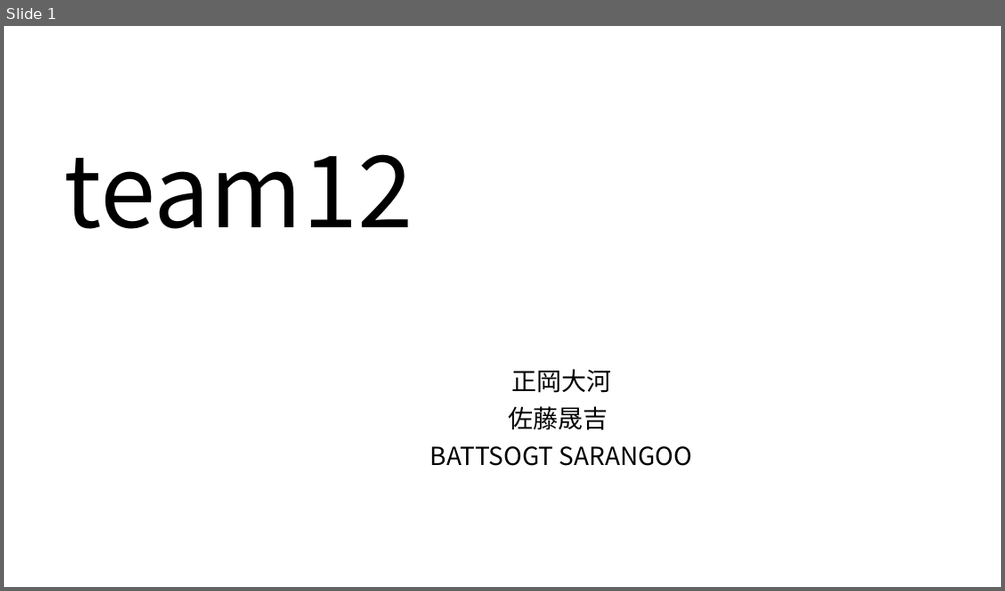
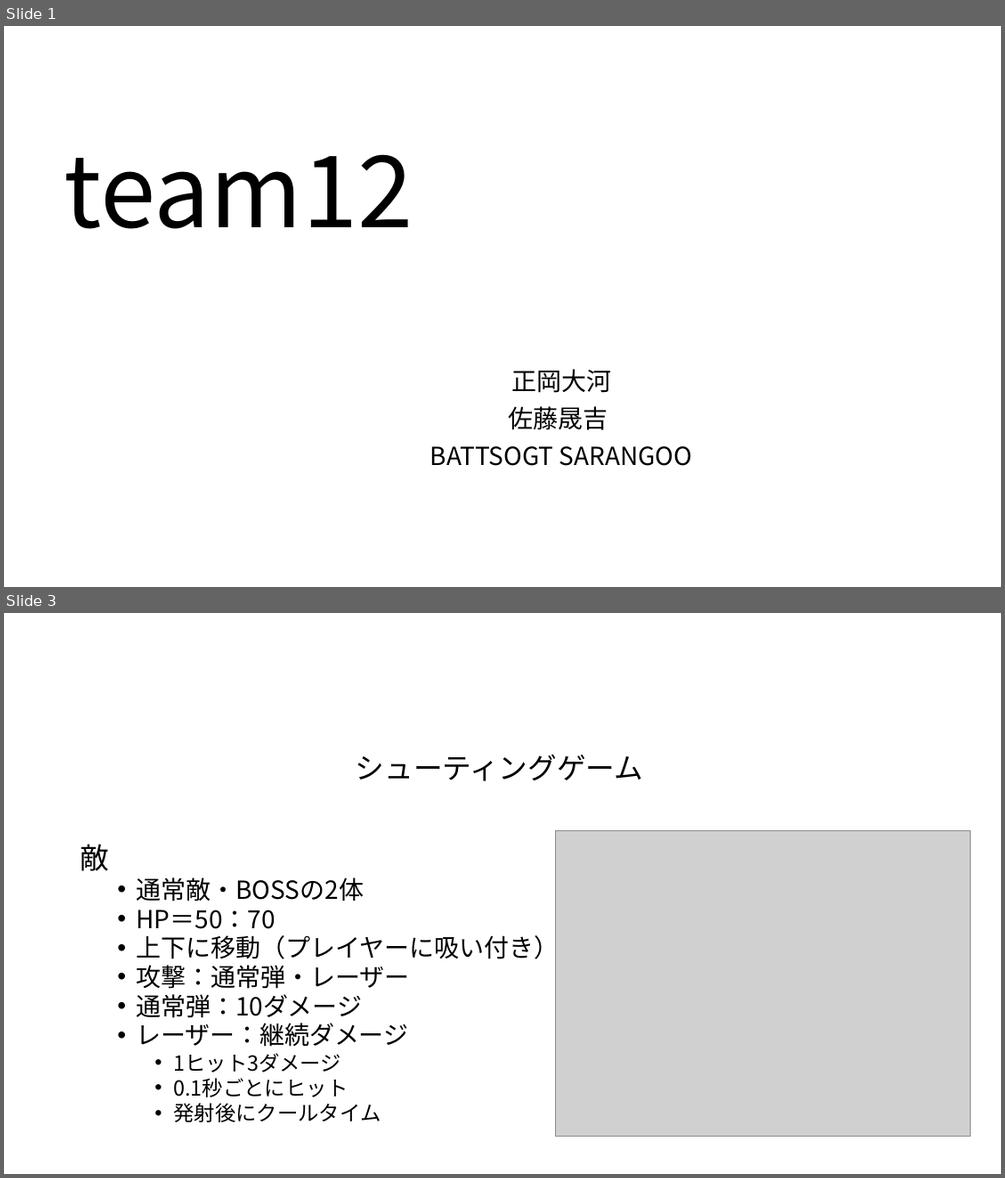
Before and after one commit to masaokatagia/team12, a slide deck: team12_発表.pptx. Shown one above the other, each under a label of ours: slide 1 before the commit, slides 1 and 3 after it; the slides between them are not shown. The pictures are 1005x591 and 1005x1178 pixels, drawn with LibreOffice and Linux fonts; fonts in the diff are those of the drawing; grey boxes stand for pictures; background and template pictures are left out. Boxes give left, top, right and bottom in pixels: in the first picture for what was removed or moved away, otherwise in the second. Text is boxed around its words. In the diff, an @@ line names an element or a change of style, - is before the commit and + after.

```diff
--- a/team12_発表.pptx
+++ b/team12_発表.pptx
@@ slide 3 added at bbox=[4, 613, 1001, 1174], background picture (left out) @@
@@ title added at bbox=[73, 615, 933, 723], 44 pt, text #FFFFFF @@
+アプリの概要
@@ text added at bbox=[356, 754, 643, 781], 28 pt, text #000000 @@
+シューティングゲーム
@@ text added at bbox=[80, 844, 558, 1122], 24 pt, text #000000 @@
+敵
+  • 通常敵・BOSSの2体
+  • HP＝50：70
+  • 上下に移動（プレイヤーに吸い付き）
+  • 攻撃：通常弾・レーザー
+  • 通常弾：10ダメージ
+  • レーザー：継続ダメージ
+    • 1ヒット3ダメージ
+    • 0.1秒ごとにヒット
+    • 発射後にクールタイム
@@ picture added at bbox=[555, 831, 971, 1135] @@
```
Also in this commit, not shown: 2 slides changed, 1 other file.
